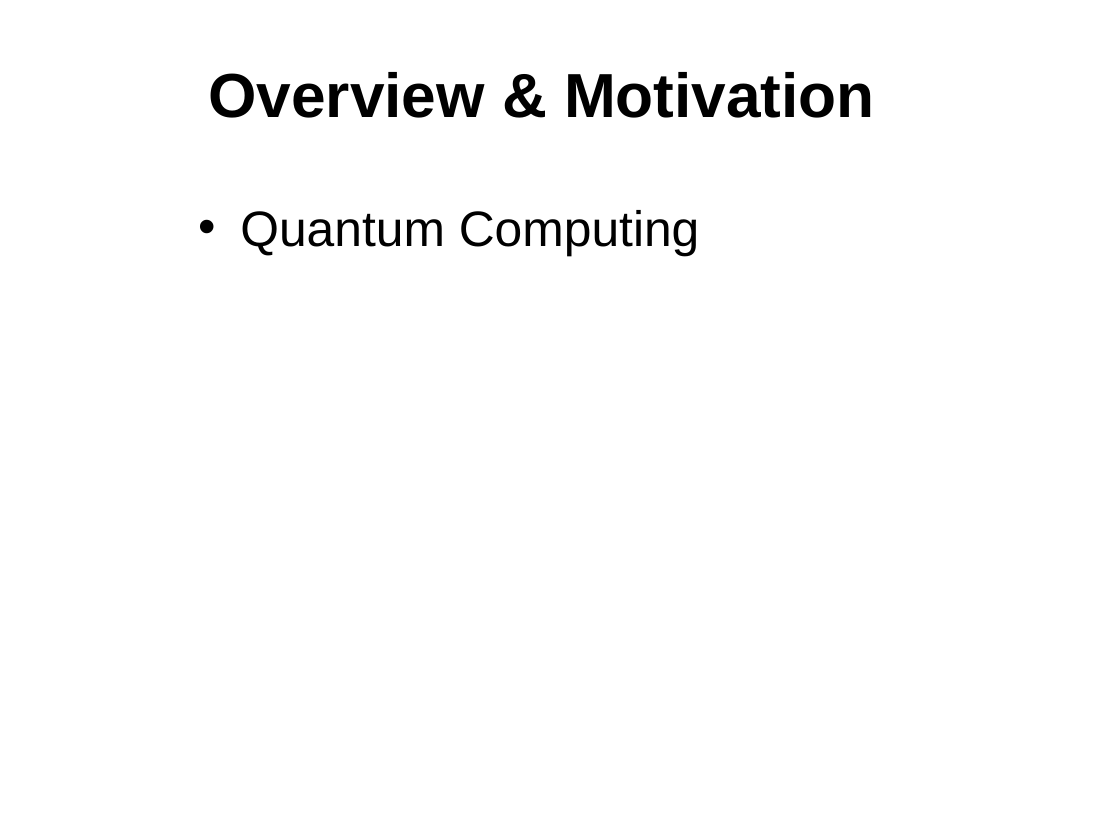
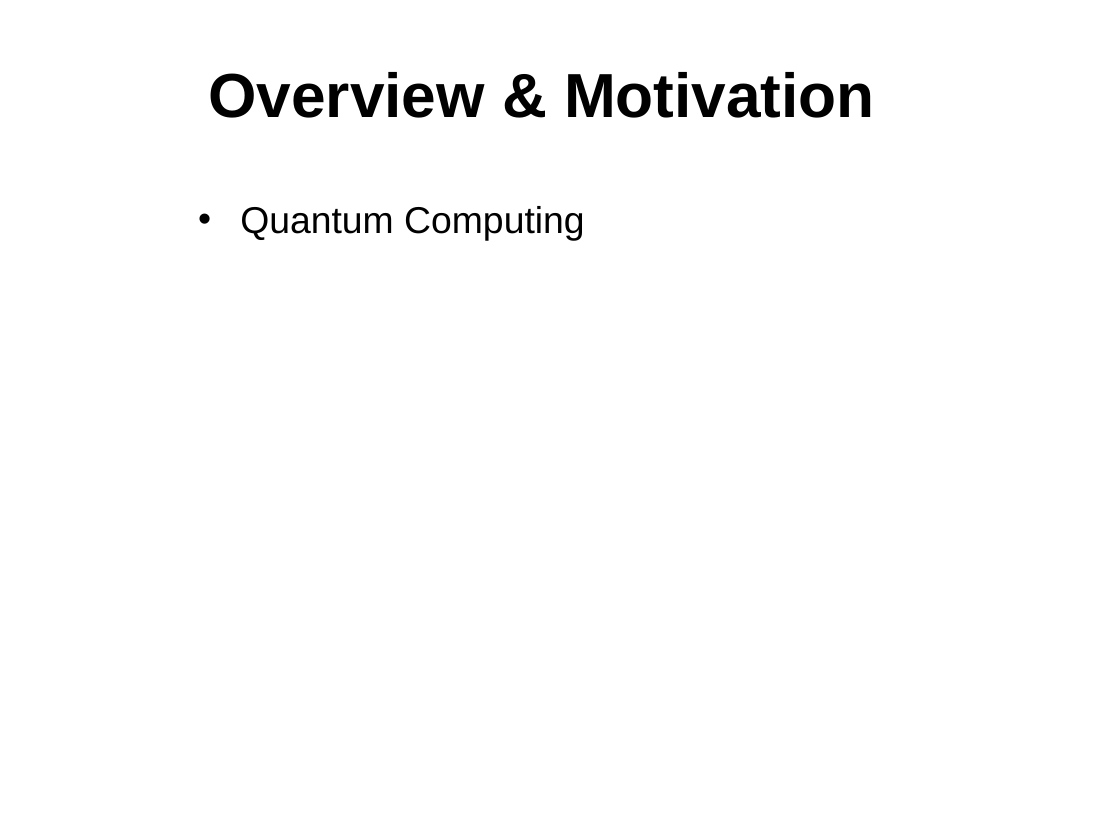
Before and after one commit to sdk21/PLT, a slide deck: slide 3 of Demo/Qlang.pptx. Drawn at 1120x840 pixels with LibreOffice and Linux fonts; fonts in the diff are those of the drawing; background and template pictures are left out. Boxes give left, top, right and bottom in pixels: in the first picture for what was removed or moved away, otherwise in the second. Text is boxed around its words. In the diff, an @@ line names an element or a change of style, - is before the commit and + after.

```diff
--- a/Demo/Qlang.pptx
+++ b/Demo/Qlang.pptx
@@ text "Quantum Computing" at box(240, 206, 585, 241): size 32 to 24 pt; less space between paragraphs @@
```
Also in this commit, not shown: 2 other slides changed, 1 slide added.
